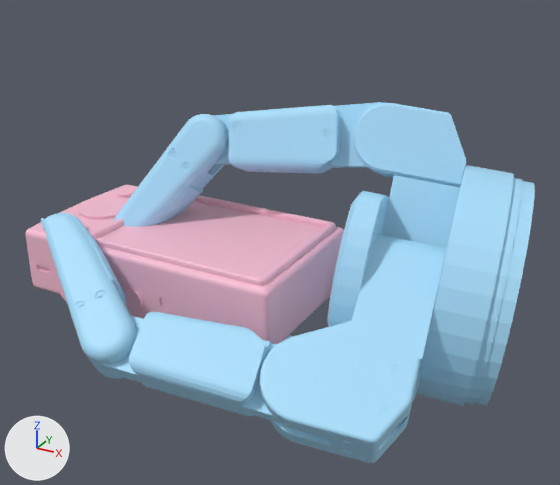
Before and after pictures for a commit that changed the glTF model static/assets/cond/Barrett/contactdb+camera/5.glb.
Camera for both pictures: a 50 mm camera at (0.171, -0.234, 0.136) aimed at (0.034, 0.015, 0.011). Arrows for +X, +Y and +Z are at lower left; the lights stay in place. Where no turn or scale is listed for an object, it has been applied to the vertices. Vertices at the same position are counted once.

The older version as bpy lines, for what is in view:
```python
me_camera_stl = bpy.data.meshes.new('camera.stl')
me_camera_stl.from_pydata(...)  # 3497 vertices, 6990 faces; spans x -0.0598..0.055, y -0.0343..0.0328, z -0.0285..0.0183
me_camera_stl.materials.append(mat_defaultmaterial)
me_geometry_1 = bpy.data.meshes.new('geometry_1')
me_geometry_1.from_pydata(...)  # 8695 vertices, 17330 faces; spans x -0.058..0.131, y -0.07..0.077, z -0.069..0.067
me_geometry_1.materials.append(mat_defaultmaterial_001)
ob_camera_stl = bpy.data.objects.new('camera.stl', me_camera_stl)
ob_camera_stl.location = (0.0, 0.0, 0.0)
ob_geometry_1 = bpy.data.objects.new('geometry_1', me_geometry_1)
ob_geometry_1.location = (0.0, 0.0, 0.0)
```
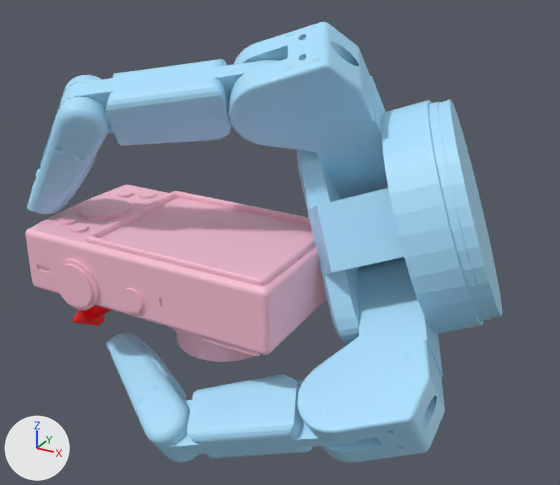
Changed parts and their boxes [x1, y1, x2, y2] in the pictures (560 x 485 px; the box of a moved part takes in the faces that stretch with it):
'geometry_1', reshaped (22% taller): before [41, 102, 535, 463]; after [27, 22, 502, 463]
part 1 of me_geometry_1, moved or reshaped: before [327, 165, 535, 406]; after [297, 100, 502, 345]
part 2 of me_geometry_1, moved or reshaped (not visible afterwards): before [213, 102, 383, 174]
part 3 of me_geometry_1, moved or reshaped (not visible afterwards): before [112, 114, 229, 227]
part 4 of me_geometry_1, moved or reshaped: before [412, 375, 420, 402]; after [297, 257, 445, 463]
part 5 of me_geometry_1, moved or reshaped: before [283, 335, 293, 341]; after [154, 375, 362, 458]
part 6 of me_geometry_1, moved or reshaped (not visible before): after [106, 333, 199, 462]
part 7 of me_geometry_1, moved or reshaped: before [260, 234, 447, 463]; after [229, 22, 388, 199]
part 8 of me_geometry_1, moved or reshaped: before [87, 312, 281, 423]; after [60, 59, 278, 145]
part 9 of me_geometry_1, moved or reshaped: before [41, 213, 137, 379]; after [27, 75, 110, 214]
part 10 of me_geometry_1, moved or reshaped (not visible afterwards): before [353, 103, 466, 187]

What changed in the scene script:
```text
Change me_geometry_1:
    used by ob_geometry_1; location = (0.0, 0.0, 0.0)
    remove me_geometry_1.from_pydata(...)  # 8695 vertices, 17330 faces; spans x -0.058..0.131, y -0.07..0.077, z -0.069..0.067
    add me_geometry_1.from_pydata(...)  # 8695 vertices, 17330 faces; spans x -0.073..0.121, y -0.047..0.097, z -0.067..0.098
    me_geometry_1 part 1: the loose piece of 347 vertices spanning x 0.053..0.131, y -0.021..0.077, z -0.042..0.048 is multiplied about its middle by the matrix ((0.783, 0.481, -0.394), (0.349, 0.183, 0.919), (0.514, -0.857, -0.025)), then moved by (-0.016, 0.01, 0.016)
    me_geometry_1 part 2: the loose piece of 449 vertices spanning x -0.013..0.076, y 0.012..0.057, z 0.033..0.066 is multiplied about its middle by the matrix ((0.745, 0.666, 0.047), (-0.137, 0.084, 0.987), (0.653, -0.741, 0.154)), then moved by (-0.02, 0.043, -0.074)
    me_geometry_1 part 3: the loose piece of 1647 vertices spanning x -0.039..0.008, y -0.011..0.036, z 0.001..0.058 is multiplied about its middle by the matrix ((0.772, 0.635, -0.04), (-0.041, 0.113, 0.993), (0.635, -0.765, 0.113)), then moved by (-0.022, 0.049, -0.071)
    me_geometry_1 part 4: the loose piece of 925 vertices spanning x 0.04..0.097, y 0.007..0.064, z -0.069..0.008 is multiplied about its middle by the matrix ((0.841, 0.158, -0.517), (0.166, 0.834, 0.525), (0.515, -0.528, 0.675)), then moved by (0.013, -0.032, 0.01)
    me_geometry_1 part 5: the loose piece of 449 vertices spanning x -0.02..0.07, y -0.004..0.038, z -0.062..-0.033 is multiplied about its middle by the matrix ((0.893, 0.23, -0.386), (0.036, 0.82, 0.571), (0.448, -0.524, 0.724)), then moved by (0.023, -0.04, 0.005)
    me_geometry_1 part 6: the loose piece of 1647 vertices spanning x -0.058..0.001, y -0.007..0.022, z -0.061..-0.006 is multiplied about its middle by the matrix ((0.915, 0.276, -0.295), (-0.052, 0.805, 0.59), (0.401, -0.525, 0.751)), then moved by (0.023, -0.031, -0.017)
    me_geometry_1 part 7: the loose piece of 925 vertices spanning x 0.058..0.11, y -0.059..0.019, z -0.032..0.028 is multiplied about its middle by the matrix ((0.78, 0.511, -0.361), (0.371, 0.088, 0.925), (0.504, -0.855, -0.12)), then moved by (-0.037, 0.044, 0.06)
    me_geometry_1 part 8: the loose piece of 449 vertices spanning x -0.002..0.088, y -0.067..-0.027, z -0.026..0.007 is multiplied about its middle by the matrix ((0.807, 0.347, -0.478), (0.493, 0.05, 0.869), (0.326, -0.936, -0.13)), then moved by (-0.039, 0.043, 0.076)
    me_geometry_1 part 9: the loose piece of 1647 vertices spanning x -0.042..0.018, y -0.07..-0.025, z -0.018..0.03 is multiplied about its middle by the matrix ((0.8, 0.425, -0.424), (0.437, 0.071, 0.897), (0.412, -0.902, -0.129)), then moved by (-0.034, 0.031, 0.041)
    me_geometry_1 part 10: 210 of 8695 vertices moved; they spanned x 0.052..0.099, y 0.027..0.063, z 0.032..0.067 and now span x 0.029..0.079, y 0.061..0.097, z -0.024..0.017; mean shift (-0.023, 0.034, -0.06); largest move (0.089, 0.042, 0.065) -> (0.038, 0.091, -0.001)
```
